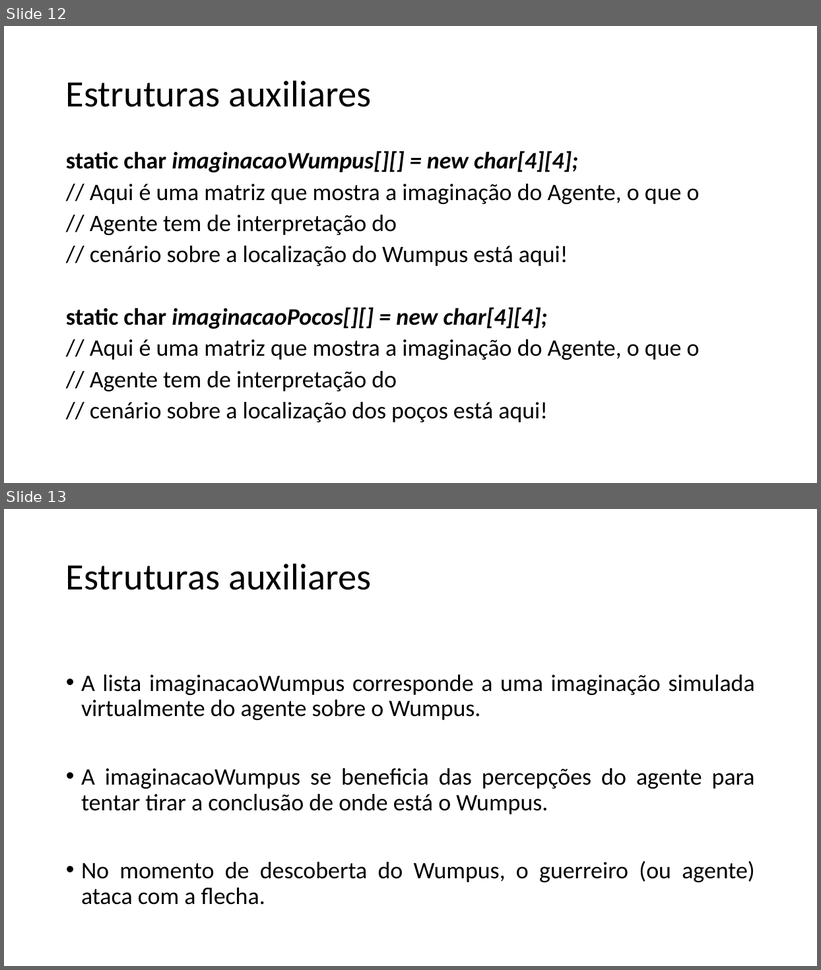
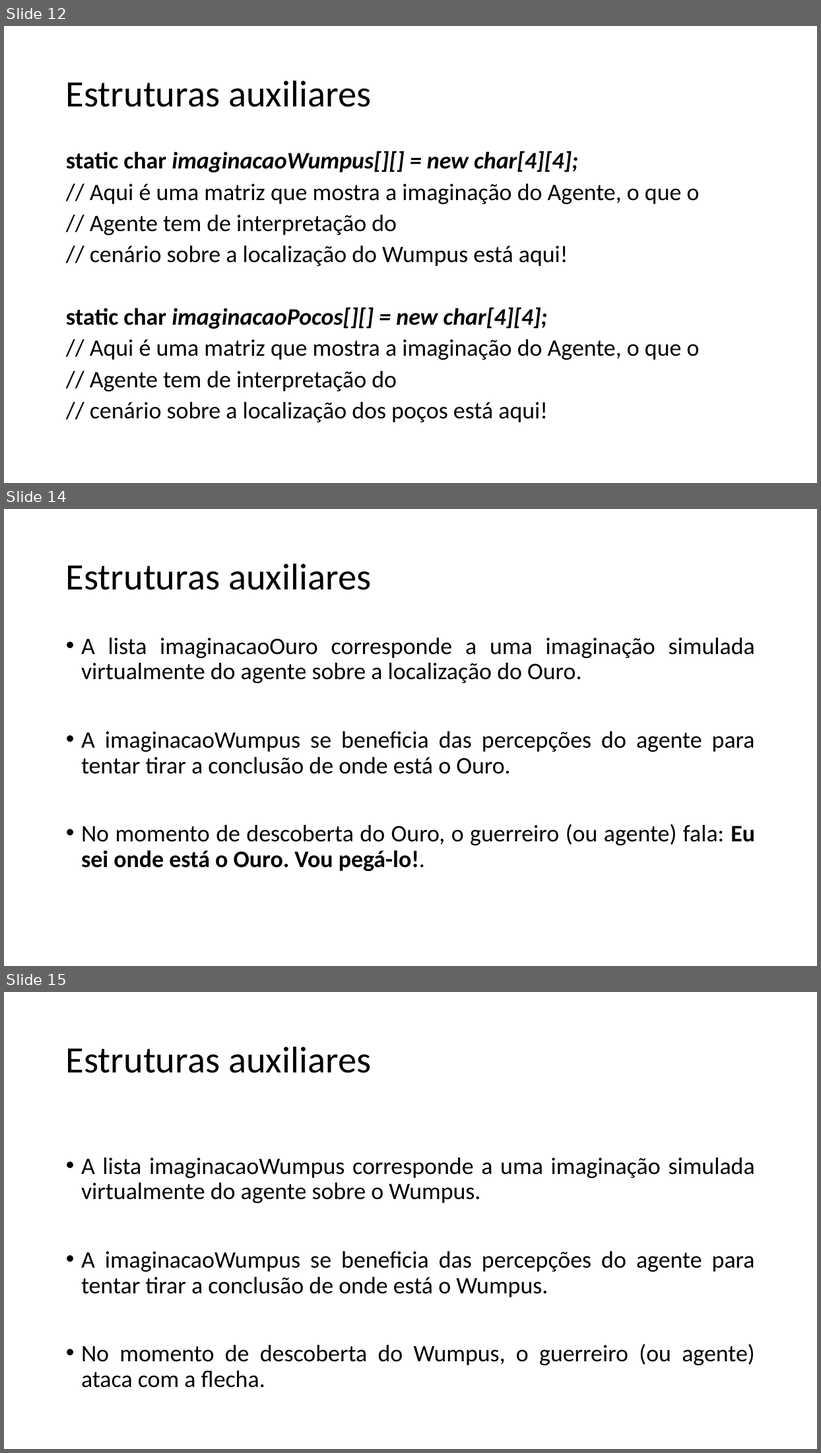
Before and after one commit to rodrigocarlos2/AgenteInteligente, a slide deck: Mundo do Wumpus.pptx. Shown one above the other, each under a label of ours: slides 12 and 13 before the commit, slides 12, 14 and 15 after it; the slides between them are not shown. The pictures are 821x970 and 821x1453 pixels, drawn with LibreOffice and Linux fonts; fonts in the diff are those of the drawing. Boxes give left, top, right and bottom in pixels: in the first picture for what was removed or moved away, otherwise in the second. Text is boxed around its words. In the diff, an @@ line names an element or a change of style, - is before the commit and + after.

```diff
--- a/Mundo do Wumpus.pptx
+++ b/Mundo do Wumpus.pptx
@@ slide 14 added at <box>4,509,817,966</box>, background #FFFFFF @@
@@ title added at <box>66,563,371,590</box>, 44 pt, text #000000 @@
+Estruturas auxiliares
@@ text added at <box>81,638,755,871</box>, 28 pt, text #000000 @@
+• A lista imaginacaoOuro corresponde a uma imaginação simulada virtualmente do agente sobre a localização do Ouro.
+• A imaginacaoWumpus se beneficia das percepções do agente para tentar tirar a conclusão de onde está o Ouro.
+• No momento de descoberta do Ouro, o guerreiro (ou agente) fala: Eu sei onde está o Ouro. Vou pegá-lo!.
@@ what was slide 13 is now slide 15 @@
```
Also in this commit, not shown: 1 slide changed, 1 other slide added.
